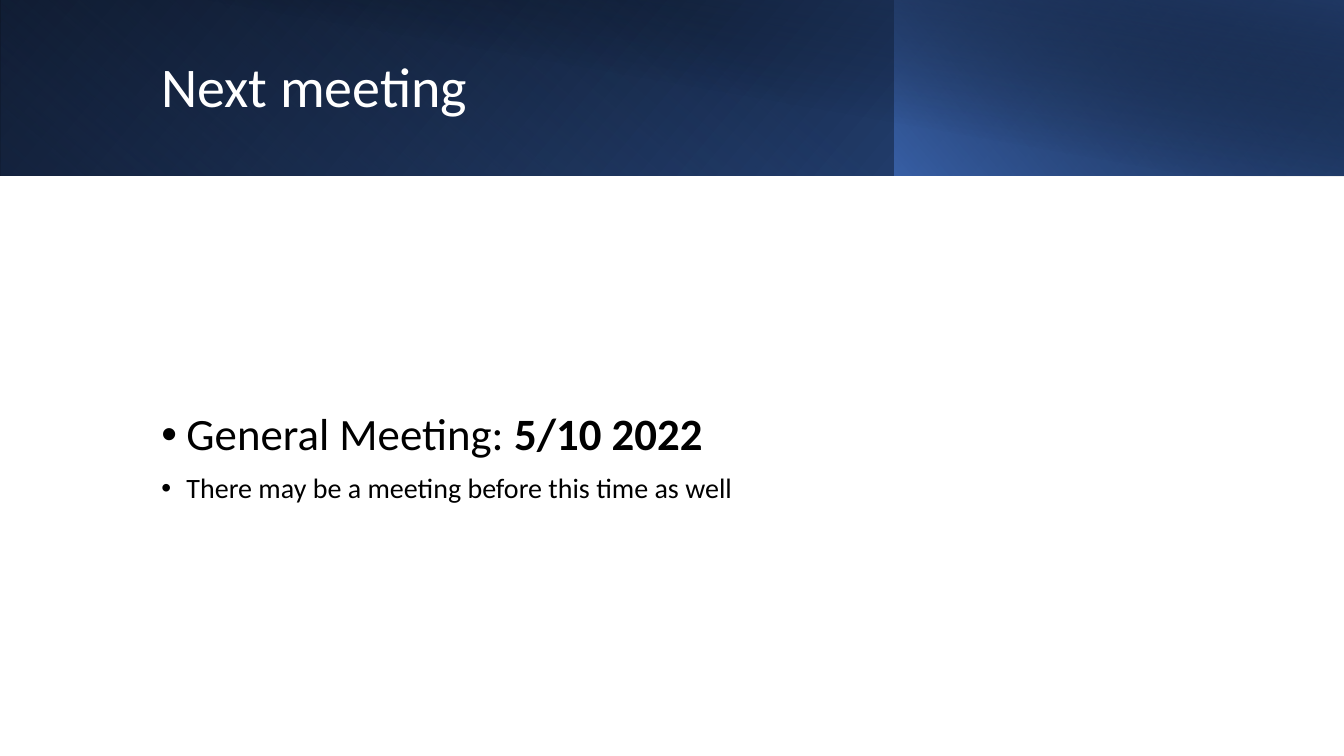
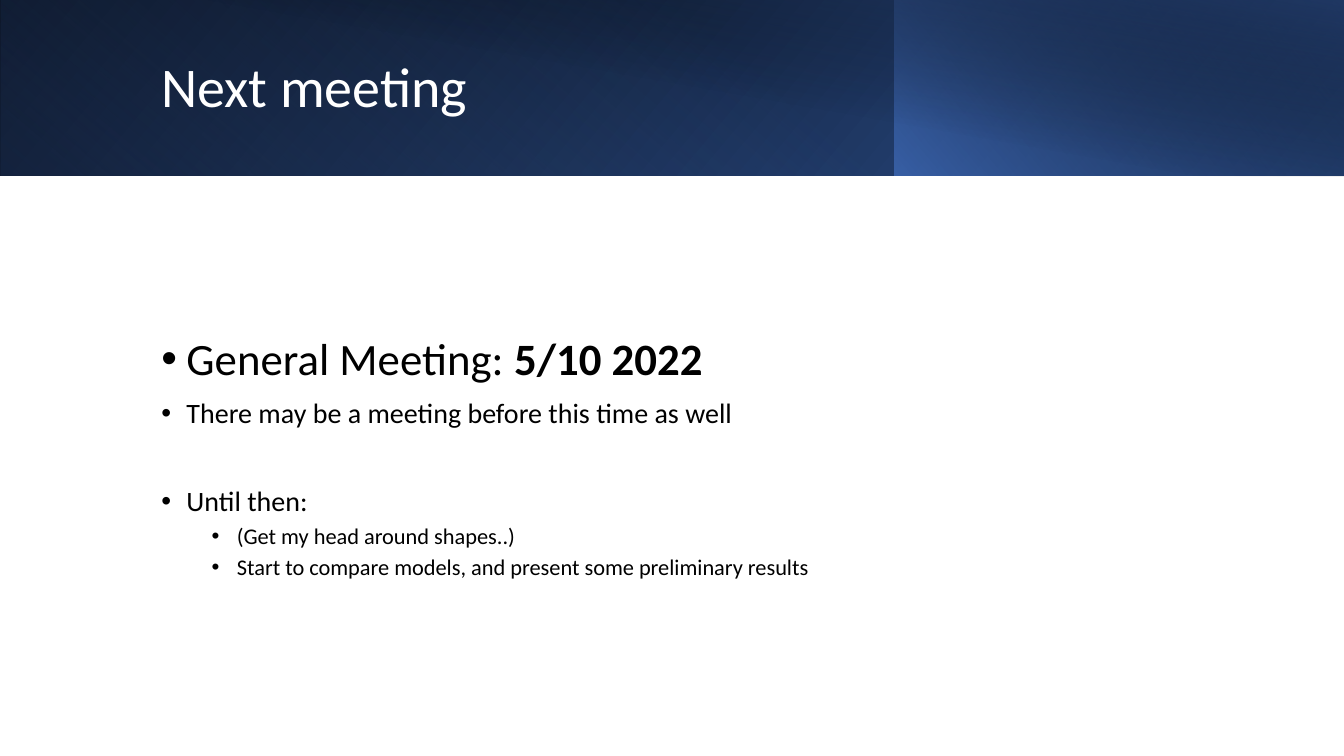
Before and after one commit to sjurmsc/MSC2023, a slide deck: slide 14 of Meeting Presentations/15.09.2022_ML Meeting.pptx. Drawn at 1344x756 pixels with LibreOffice and Linux fonts; fonts in the diff are those of the drawing. Boxes give left, top, right and bottom in pixels: in the first picture for what was removed or moved away, otherwise in the second. Text is boxed around its words. In the diff, an @@ line names an element or a change of style, - is before the commit and + after.

```diff
--- a/Meeting Presentations/15.09.2022_ML Meeting.pptx
+++ b/Meeting Presentations/15.09.2022_ML Meeting.pptx
@@ text at (x1=186, y1=491, x2=808, y2=579): paragraphs added @@
+• Until then:
+  • (Get my head around shapes..)
+  • Start to compare models, and present some preliminary results
```
Also in this commit, not shown: 9 other slides changed, 1 other file.
